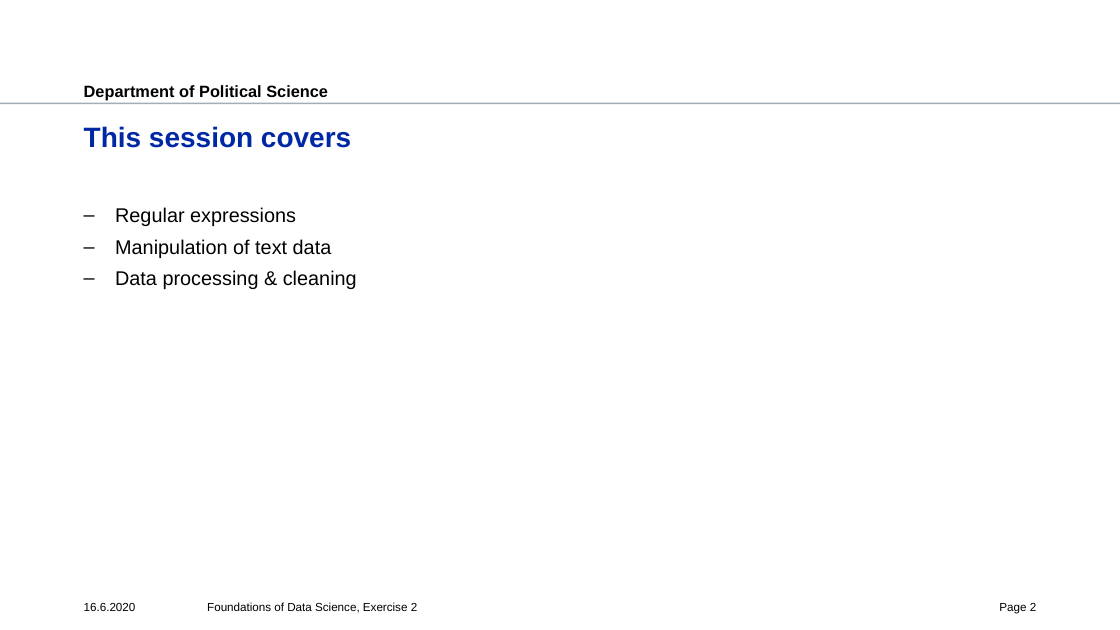
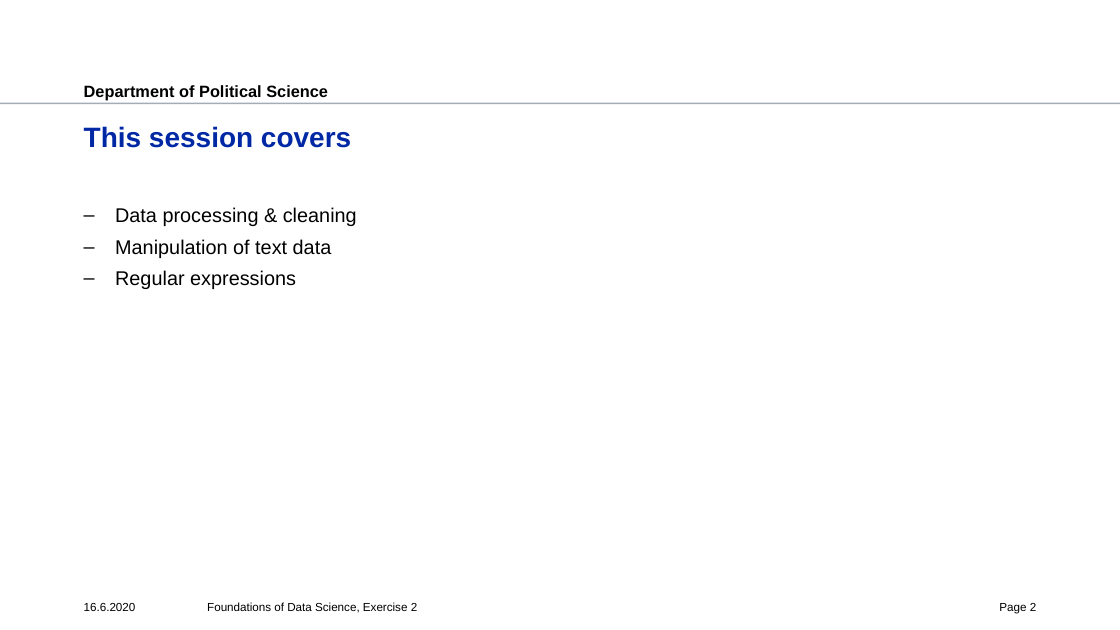
Before and after one commit to polianchykova/fds-2020-exercise, a slide deck: slide 2 of ex2/ex2.pptx. Drawn at 1120x630 pixels with LibreOffice and Linux fonts; fonts in the diff are those of the drawing; background and template pictures are left out. Boxes give left, top, right and bottom in pixels: in the first picture for what was removed or moved away, otherwise in the second. Text is boxed around its words. In the diff, an @@ line names an element or a change of style, - is before the commit and + after.

Commit message:
Added a chapter on text analysis

```diff
--- a/ex2/ex2.pptx
+++ b/ex2/ex2.pptx
@@ text at (115,207,357,258): paragraphs added @@
+– Data processing & cleaning
+– Manipulation of text data
@@ text at (115,239,357,289): paragraphs removed @@
-– Manipulation of text data
-– Data processing & cleaning
```
Also in this commit, not shown: 1 other slide changed, 1 slide removed, 1 other file.
